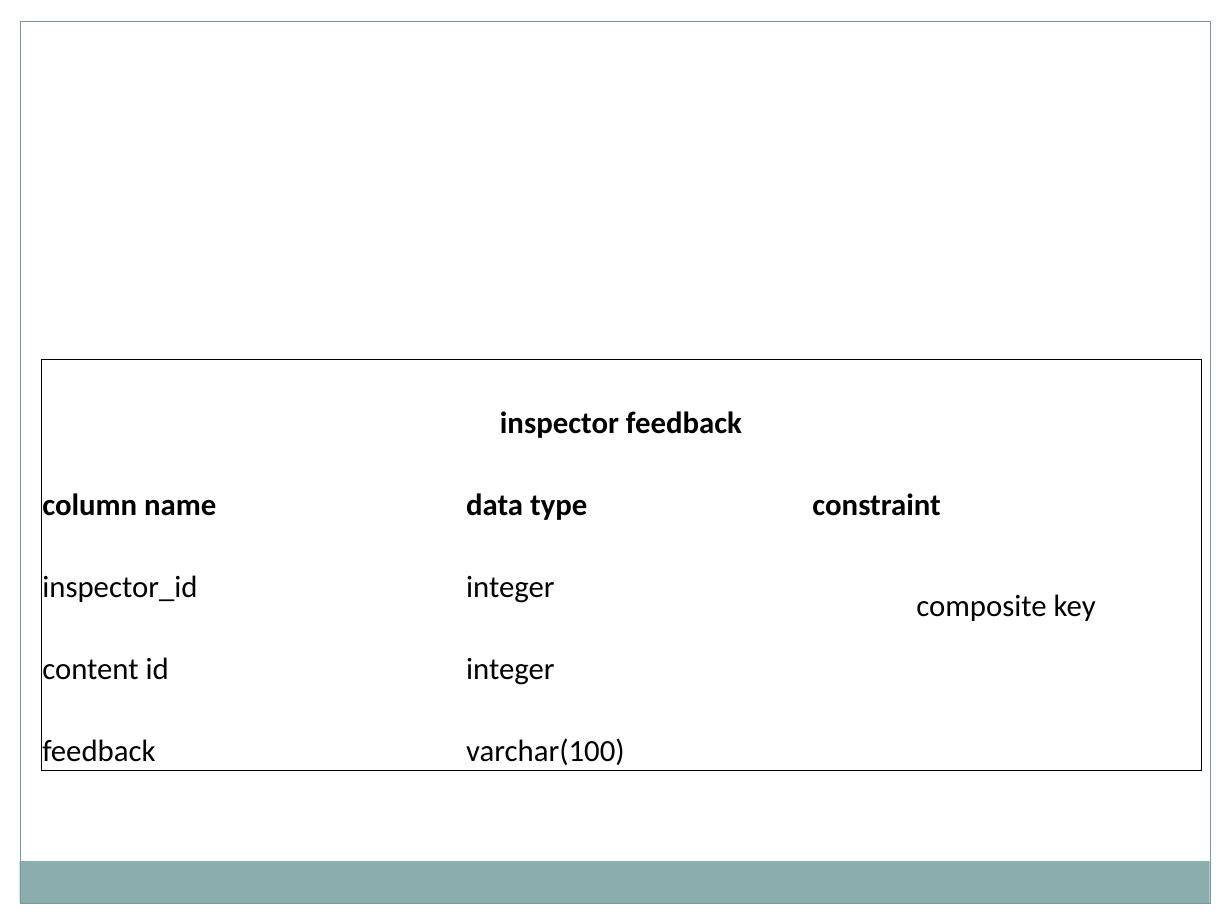
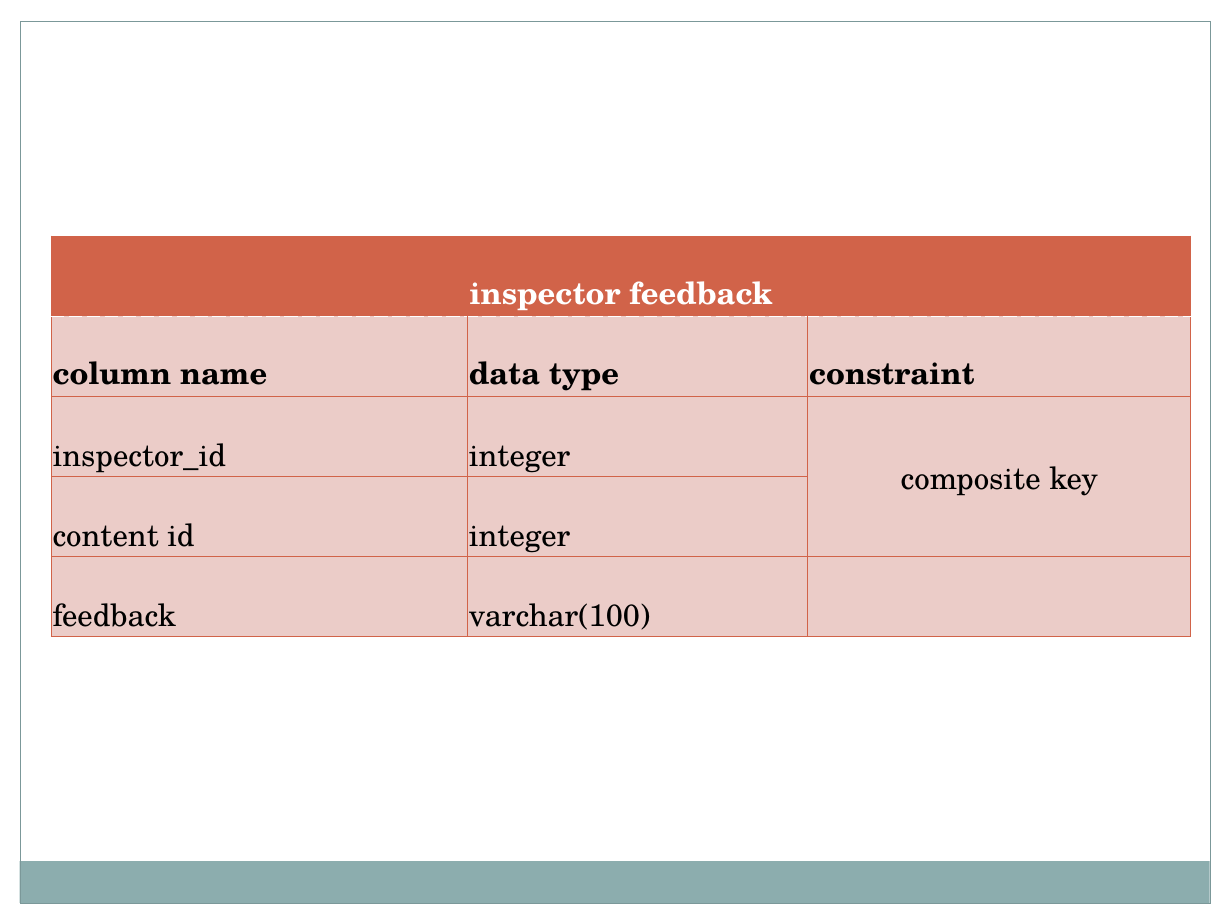
Before and after one commit to Bsccs/tutorial-site, a slide deck: slide 50 of documentation/project.pptx (slide 49 before the commit). Drawn at 1232x924 pixels with LibreOffice and Linux fonts; fonts in the diff are those of the drawing. Boxes give left, top, right and bottom in pixels: in the first picture for what was removed or moved away, otherwise in the second. Text is boxed around its words. In the diff, an @@ line names an element or a change of style, - is before the commit and + after.

```diff
--- a/documentation/project.pptx
+++ b/documentation/project.pptx
@@ table at [52, 237, 1191, 637] @@
@@ fill none to #D16349 in row 1, column 1 @@
@@ font Calibri to TeX Gyre Schola @@
@@ text colour #000000 to #FFFFFF in "inspector feedback" @@
@@ borders changed @@
@@ table: place and size @@
-table at [41, 360, 1201, 770]
+table at [52, 237, 1191, 637]
```
Also in this commit, not shown: 13 other slides changed, 1 slide added.
